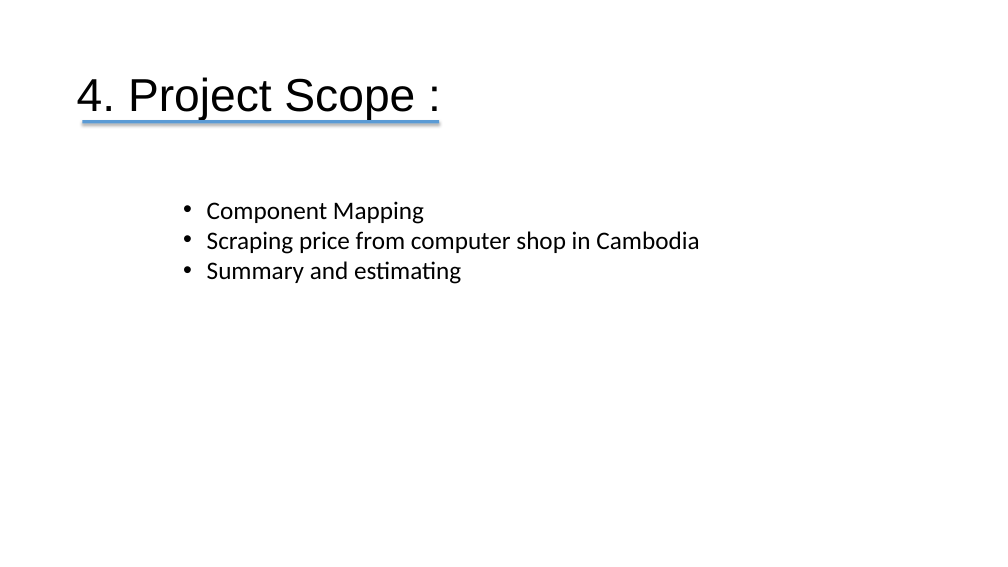
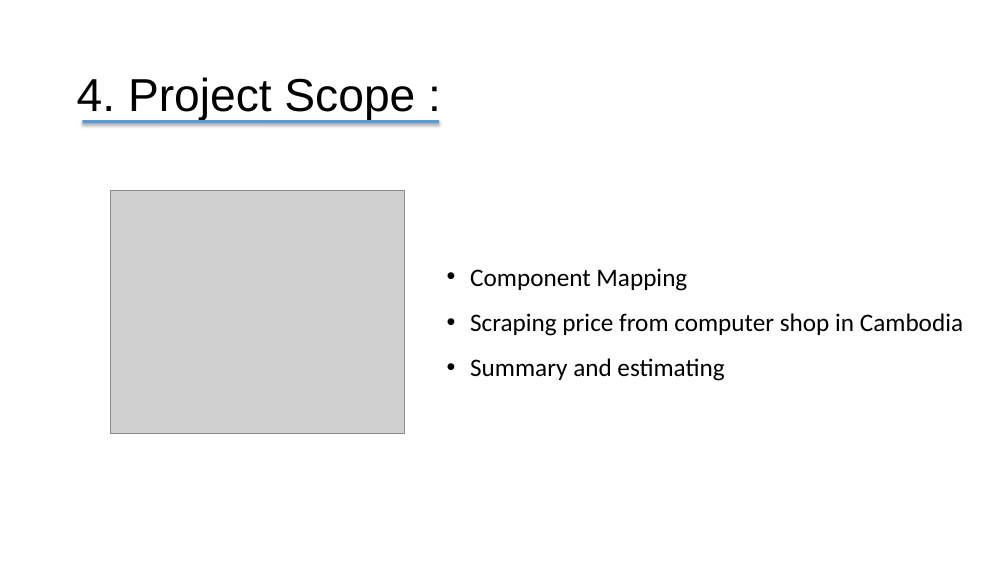
Before and after one commit to TithSambath/Web-Project-Y3, a slide deck: slide 6 of Presentation1.pptx. Drawn at 1008x567 pixels with LibreOffice and Linux fonts; fonts in the diff are those of the drawing; grey boxes stand for pictures. Boxes give left, top, right and bottom in pixels: in the first picture for what was removed or moved away, otherwise in the second. Text is boxed around its words. In the diff, an @@ line names an element or a change of style, - is before the commit and + after.

```diff
--- a/Presentation1.pptx
+++ b/Presentation1.pptx
@@ picture added at (110, 191, 405, 434) @@
@@ text "Component Mapping": place and size @@
-text "Component Mapping" at (207, 201, 699, 284)
+text "Component Mapping" at (470, 268, 963, 381)
@@ text "Component Mapping" at (470, 268, 963, 381): line spacing 1 to 1.5 @@
```
Also in this commit, not shown: 5 other slides changed.
